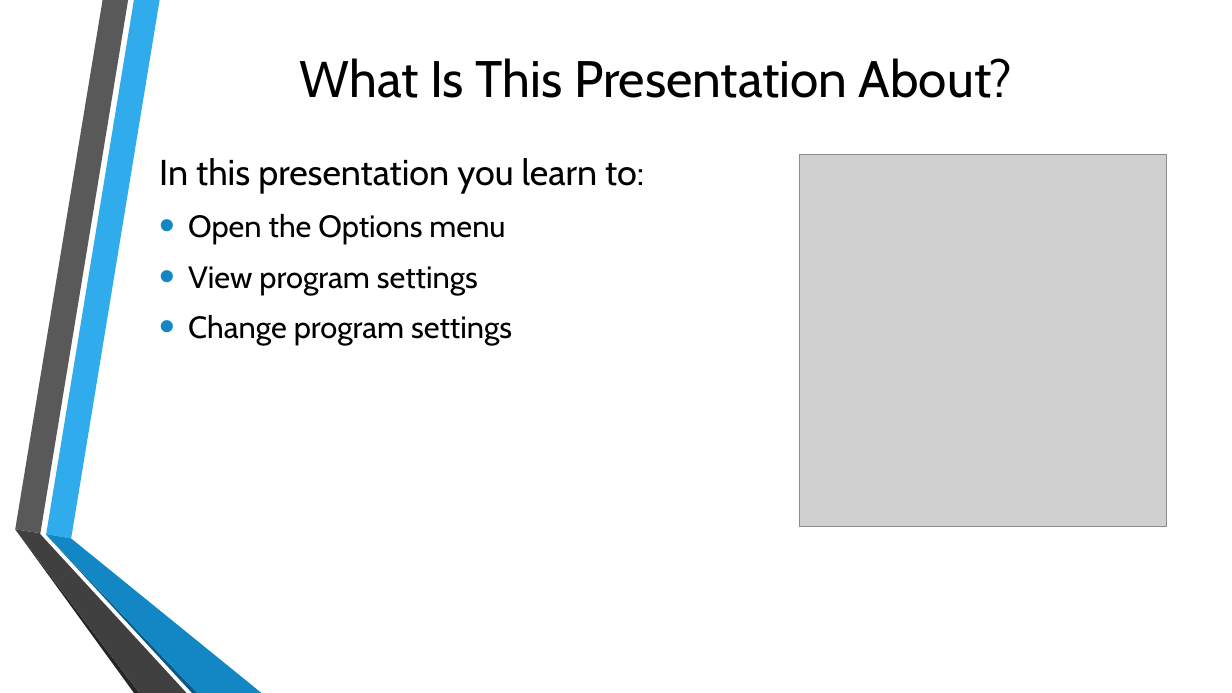
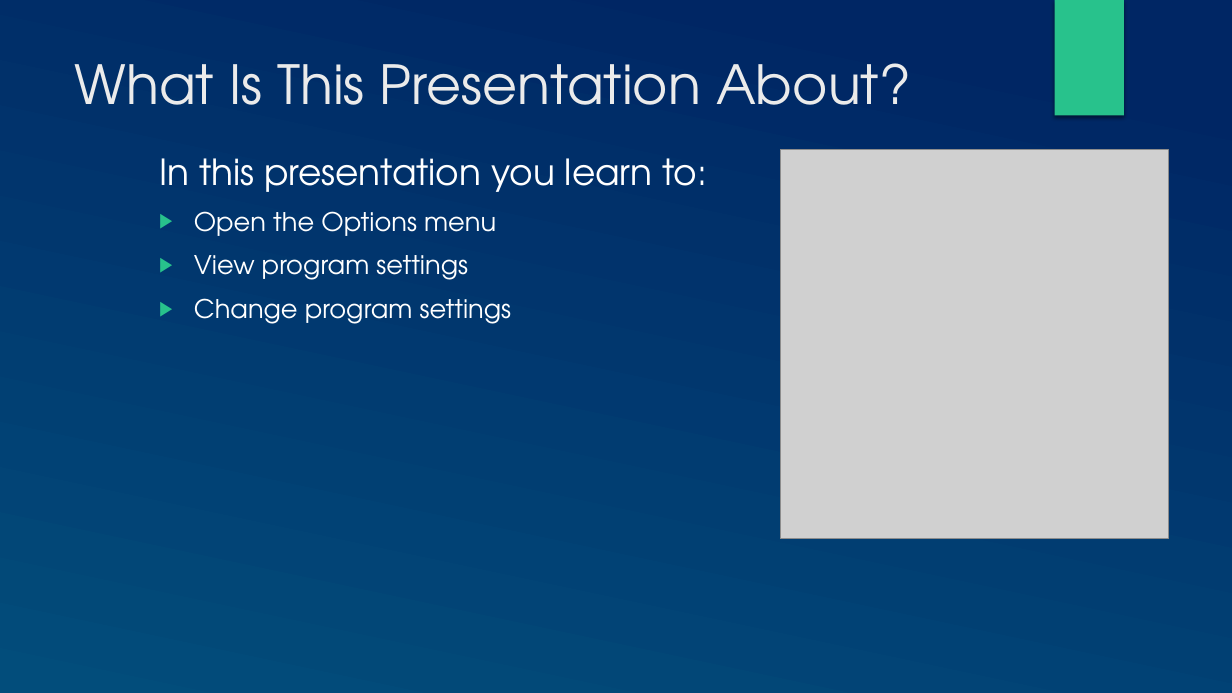
Before and after one commit to mondele/btt-writer-docs, a slide deck: slide 2 of docs/DChangeSettings.pptx. Drawn at 1232x693 pixels with LibreOffice and Linux fonts; fonts in the diff are those of the drawing; grey boxes stand for pictures; background and template pictures are left out. Boxes give left, top, right and bottom in pixels: in the first picture for what was removed or moved away, otherwise in the second. Text is boxed around its words. In the diff, an @@ line names an element or a change of style, - is before the commit and + after.

```diff
--- a/docs/DChangeSettings.pptx
+++ b/docs/DChangeSettings.pptx
@@ background picture (left out) to gradient #002664 to #024E7B @@
@@ rectangle added at bbox=[1055, 0, 1124, 116], fill #28C28C @@
@@ title "What Is This Presentation About?": place and size @@
-title "What Is This Presentation About?" at bbox=[300, 58, 1013, 98]
+title "What Is This Presentation About?" at bbox=[75, 63, 911, 105]
@@ title "What Is This Presentation About?" at bbox=[75, 63, 911, 105]: size 40 to 42 pt, font Cabin to TeX Gyre Adventor, text colour #000000 to #EBEBEB; alignment centre to left; vertical alignment middle to top @@
@@ text "In this presentation you learn ..." at bbox=[159, 158, 707, 324]: font Cabin to TeX Gyre Adventor, text colour #000000 to #FFFFFF; size 24 to 20 pt in "Open the Options menu", "View program settings", "Change program settings"; less space between paragraphs; bullet • to ▶; bullet colour #1287C3 to #28C28C @@
@@ picture: place and size @@
-picture at bbox=[799, 154, 1166, 527]
+picture at bbox=[781, 149, 1169, 539]
@@ group removed at bbox=[15, 0, 262, 693]: 6 freeform shapes @@
```
Also in this commit, not shown: 8 other slides changed, 1 other file.
